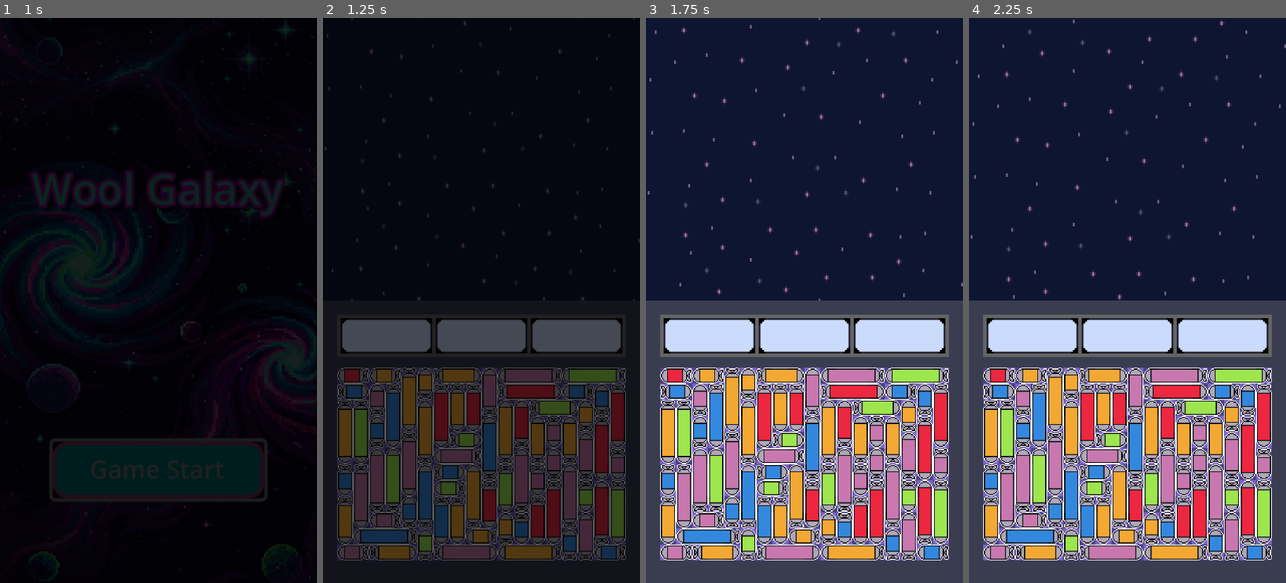
Above: before the commit, frames 1-4 (left to right).
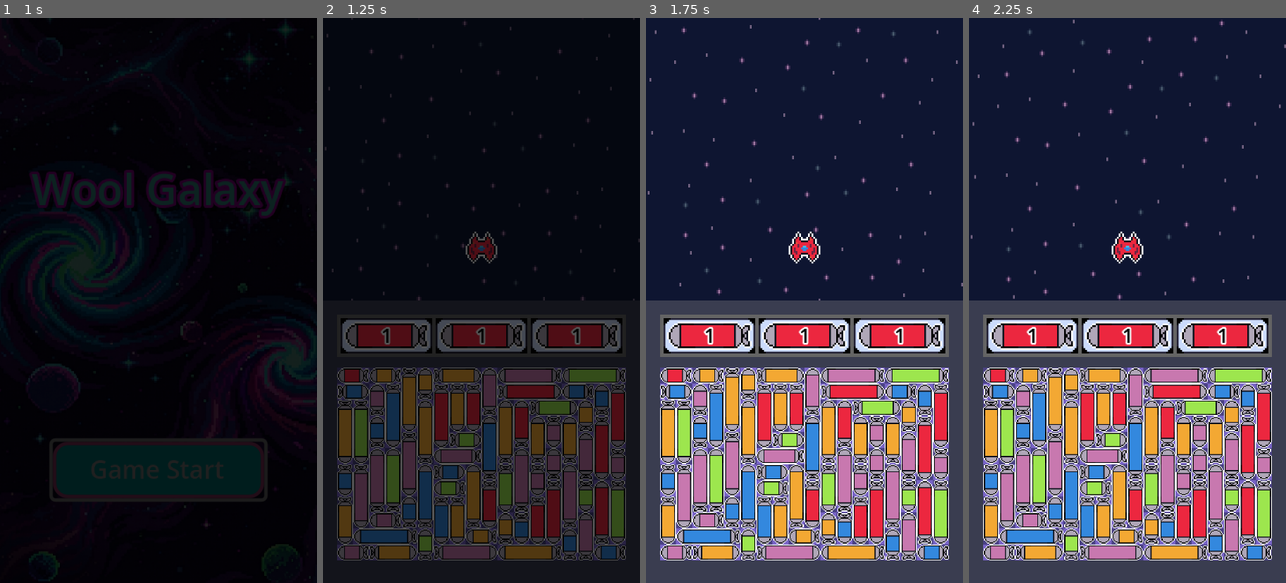
Above: after the commit, the same moments.

Repository: ZoNaDak/GalaxyPuzzleShooter_ProtoType
Game: Godot game, scene res://game/scenes/title/title_scene.tscn
Two runs of this game, one before a commit and one after it. Both use one fixed random seed, a clock stepped at 60 frames per second and the inputs below.
Inputs:
- Up to frame 1 (1 s): click "Game Start" at 0.5 s
- Up to frame 2 (1.25 s): no input
- Up to frame 3 (1.75 s): no input
- Up to frame 4 (2.25 s): no input

Frame 1 is identical in both runs. In frame 2, 3.0% of the frame differs, in the area x 7-93%, y 37-59%; in frame 3, 4.0%; in frame 4, 4.0%, in the area x 6-94%, y 37-59%.

Commit message:
Add Player Scene

Diff:
--- /dev/null
+++ b/wool-galaxy-proto/game/characters/player/player.gd
@@ -0,0 +1,18 @@
+# player.gd
+extends Node2D
+
+class_name Player
+
+#region Variables
+
+var player_data: PlayerData
+
+#endregion
+
+#region Methods
+
+func initialize():
+	player_data = PlayerData.new()
+	player_data.initialize()
+
+#endregion
--- /dev/null
+++ b/wool-galaxy-proto/game/characters/player/player.tscn
@@ -0,0 +1,10 @@
+[gd_scene load_steps=3 format=3 uid="uid://lnqpbeq7glha"]
+
+[ext_resource type="Script" uid="uid://c8nfapqbghp30" path="res://game/characters/player/player.gd" id="1_5hw72"]
+[ext_resource type="Texture2D" uid="uid://2fnjlratqeuv" path="res://game/characters/player/resources/player.png" id="2_t6gq4"]
+
+[node name="Player" type="Node2D"]
+script = ExtResource("1_5hw72")
+
+[node name="Sprite2D" type="Sprite2D" parent="."]
+texture = ExtResource("2_t6gq4")
--- /dev/null
+++ b/wool-galaxy-proto/game/data/player_data.gd
@@ -0,0 +1,14 @@
+#player_data.gd
+class_name PlayerData
+
+#region Variables
+
+
+#endregion
+
+#region Methods
+
+func initialize():
+    pass
+
+#endregion
--- a/wool-galaxy-proto/game/scenes/main/main_scene.tscn
+++ b/wool-galaxy-proto/game/scenes/main/main_scene.tscn
@@ -1,9 +1,10 @@
-[gd_scene load_steps=5 format=3 uid="uid://fv8rl2w2jdc6"]
+[gd_scene load_steps=6 format=3 uid="uid://fv8rl2w2jdc6"]
 
 [ext_resource type="Script" uid="uid://b582mxuj5s2kx" path="res://game/scenes/main/main_scene.gd" id="1_lxwxr"]
 [ext_resource type="Texture2D" uid="uid://b5ne7212byurj" path="res://game/world/resources/background.png" id="2_n0hcn"]
 [ext_resource type="PackedScene" uid="uid://1semffj55mi0" path="res://game/ui/missile_puzzle/missile_puzzle_board/missile_puzzle_board.tscn" id="3_exta3"]
 [ext_resource type="PackedScene" uid="uid://dburoiggif5h" path="res://game/ui/missile_slot/missile_slot_board.tscn" id="3_owm1g"]
+[ext_resource type="PackedScene" uid="uid://lnqpbeq7glha" path="res://game/characters/player/player.tscn" id="3_poqg5"]
 
 [node name="MainScene" type="Node" node_paths=PackedStringArray("_missile_slot_board", "_missile_puzzle_board")]
 script = ExtResource("1_lxwxr")
@@ -45,6 +46,9 @@
 texture = ExtResource("2_n0hcn")
 region_rect = Rect2(0, 0, 639.89, 640)
 
+[node name="Player" parent="Canvas/VBoxContainer/GameViewportContainer/GameViewport/GameView" instance=ExtResource("3_poqg5")]
+position = Vector2(90, 130)
+
 [node name="BottomUI" type="Control" parent="Canvas/VBoxContainer"]
 layout_mode = 2
 size_flags_vertical = 3
--- a/wool-galaxy-proto/game/ui/missile_slot/missile_slot_board.gd
+++ b/wool-galaxy-proto/game/ui/missile_slot/missile_slot_board.gd
@@ -12,6 +12,10 @@
 #region Lifecycle
 
 func _ready():
+	if DebugUtils.try_center_if_root(self):
+		initialize()
+
+func initialize():
 	_missile_slots[0].setup_empty()
 	_missile_slots[1].setup_empty()
 	_missile_slots[2].setup_empty()
Not shown, added: wool-galaxy-proto/game/characters/player/player.gd.uid
Binary file added: wool-galaxy-proto/game/characters/player/resources/player.png
Not shown, added: wool-galaxy-proto/game/characters/player/resources/player.png.import
Not shown, added: wool-galaxy-proto/game/data/player_data.gd.uid
